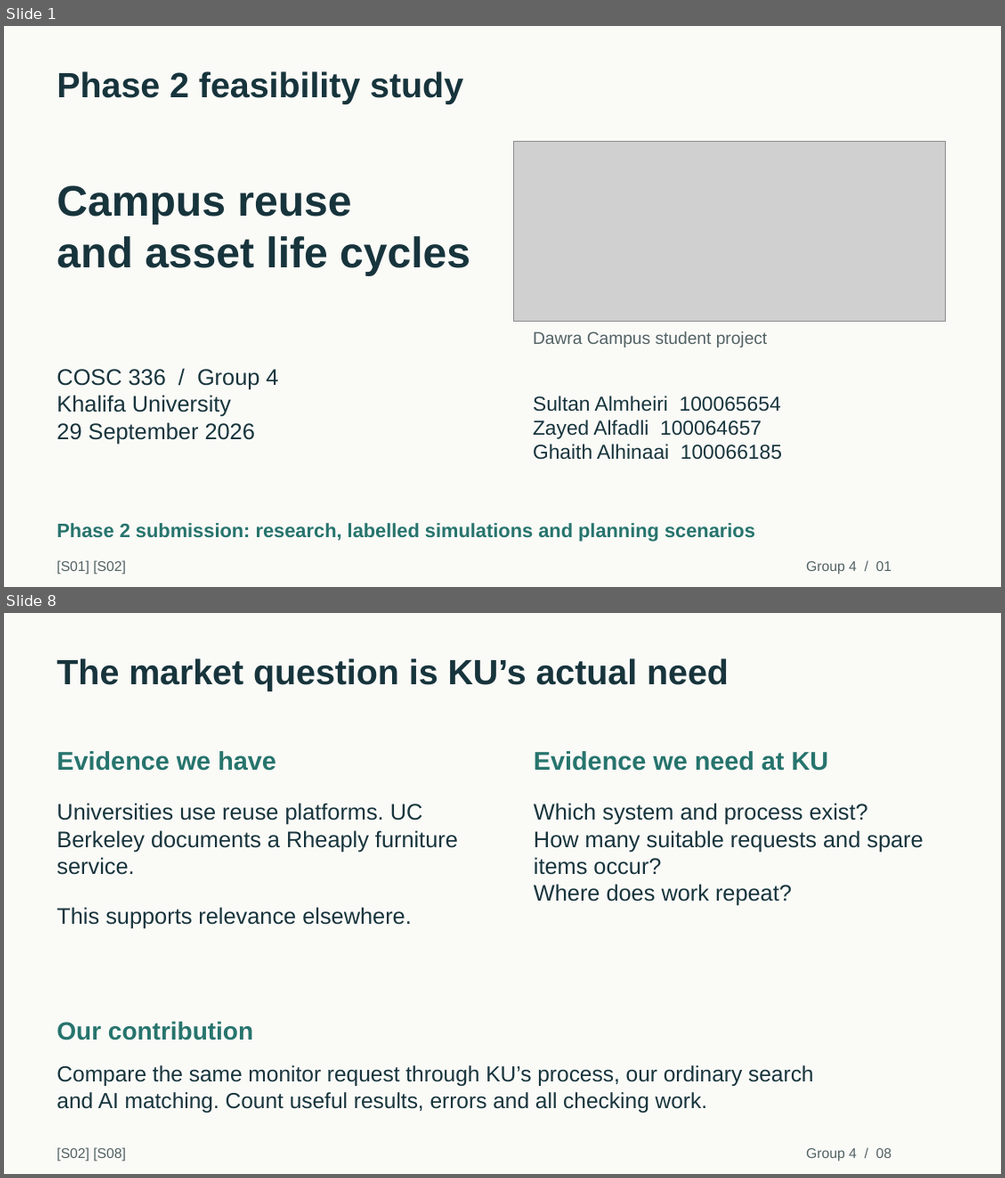
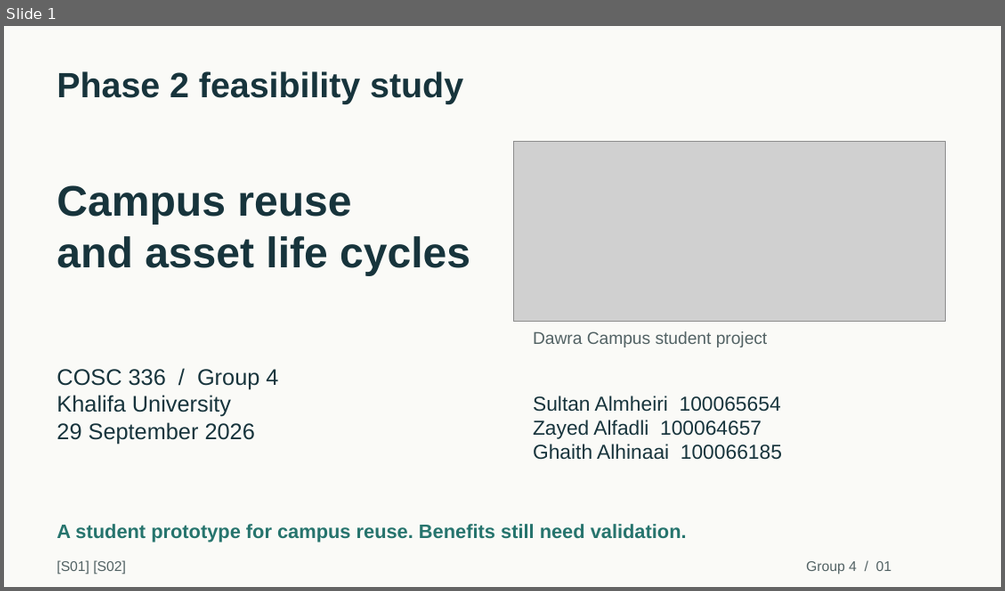
Before and after one commit to duqins/ITS, a slide deck: docs/phase2/final/Dawra_Campus_Phase2_Presentation.pptx. Shown one above the other, each under a label of ours: slides 1 and 8 before the commit, slide 1 after it; the slides between them are not shown. The pictures are 1005x1178 and 1005x591 pixels, drawn with LibreOffice and Linux fonts; fonts in the diff are those of the drawing; grey boxes stand for pictures. Boxes give left, top, right and bottom in pixels: in the first picture for what was removed or moved away, otherwise in the second. Text is boxed around its words. In the diff, an @@ line names an element or a change of style, - is before the commit and + after.

Commit message:
docs(phase2): shorten class presentation to 12 slides

```diff
--- a/docs/phase2/final/Dawra_Campus_Phase2_Presentation.pptx
+++ b/docs/phase2/final/Dawra_Campus_Phase2_Presentation.pptx
@@ slide 8 removed at box(4, 613, 1001, 1174), background #FAFAF7 @@
@@ text removed at box(57, 658, 728, 691) @@
-The market question is KU’s actual need
@@ text removed at box(57, 751, 276, 771) @@
-Evidence we have
@@ text removed at box(534, 751, 829, 771) @@
-Evidence we need at KU
@@ text removed at box(57, 803, 458, 928) @@
-Universities use reuse platforms. UC Berkeley documents a Rheaply furniture service.
-This supports relevance elsewhere.
@@ text removed at box(534, 803, 922, 906) @@
-Which system and process exist?
-How many suitable requests and spare items occur?
-Where does work repeat?
@@ text removed at box(57, 1021, 253, 1040) @@
-Our contribution
@@ text removed at box(57, 1065, 813, 1112) @@
-Compare the same monitor request through KU’s process, our ordinary search
-and AI matching. Count useful results, errors and all checking work.
@@ text removed at box(57, 1147, 126, 1161) @@
-[S02] [S08]
@@ text removed at box(806, 1148, 891, 1161) @@
-Group 4 / 08
@@ slide 1 changed as well @@
@@ text at box(57, 524, 687, 542): text changed @@
-Phase 2 submission: research, labelled simulations and planning scenarios
+A student prototype for campus reuse. Benefits still need validation.
```
Also in this commit, not shown: 3 other slides changed, 8 slides added, 47 other slides removed, 3 other files.
